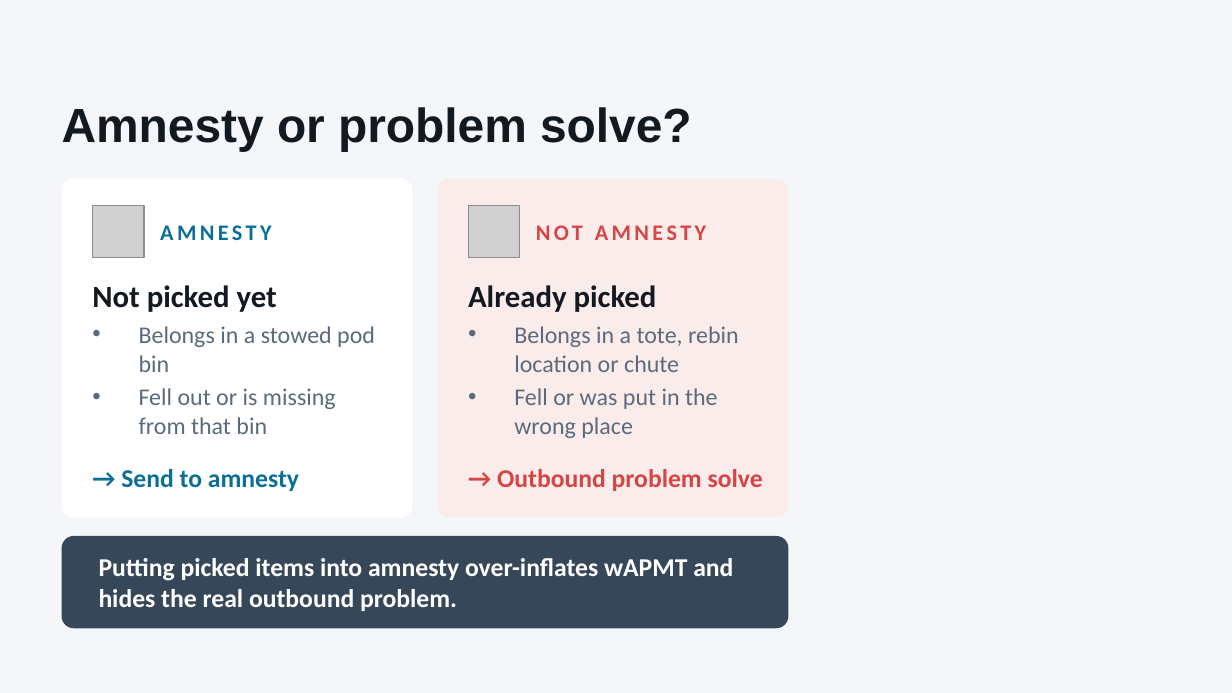
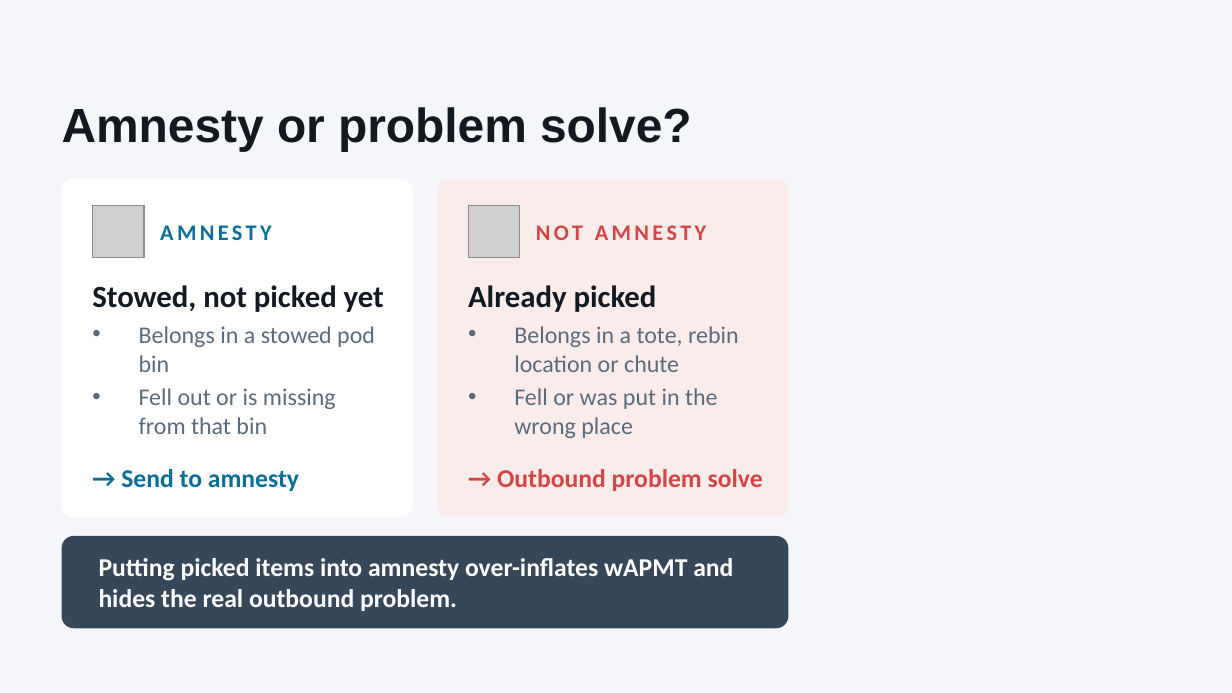
Before and after one commit to vanfryddie/beanstalkx, a slide deck: slide 4 of APMT_Coaching_Pick_to_Rebin.pptx. Drawn at 1232x693 pixels with LibreOffice and Linux fonts; fonts in the diff are those of the drawing; grey boxes stand for pictures; background and template pictures are left out. Boxes give left, top, right and bottom in pixels: in the first picture for what was removed or moved away, otherwise in the second. Text is boxed around its words. In the diff, an @@ line names an element or a change of style, - is before the commit and + after.

```diff
--- a/APMT_Coaching_Pick_to_Rebin.pptx
+++ b/APMT_Coaching_Pick_to_Rebin.pptx
@@ text at [92, 285, 384, 312]: text changed @@
-Not picked yet
+Stowed, not picked yet
```
Also in this commit, not shown: 1 other file.
